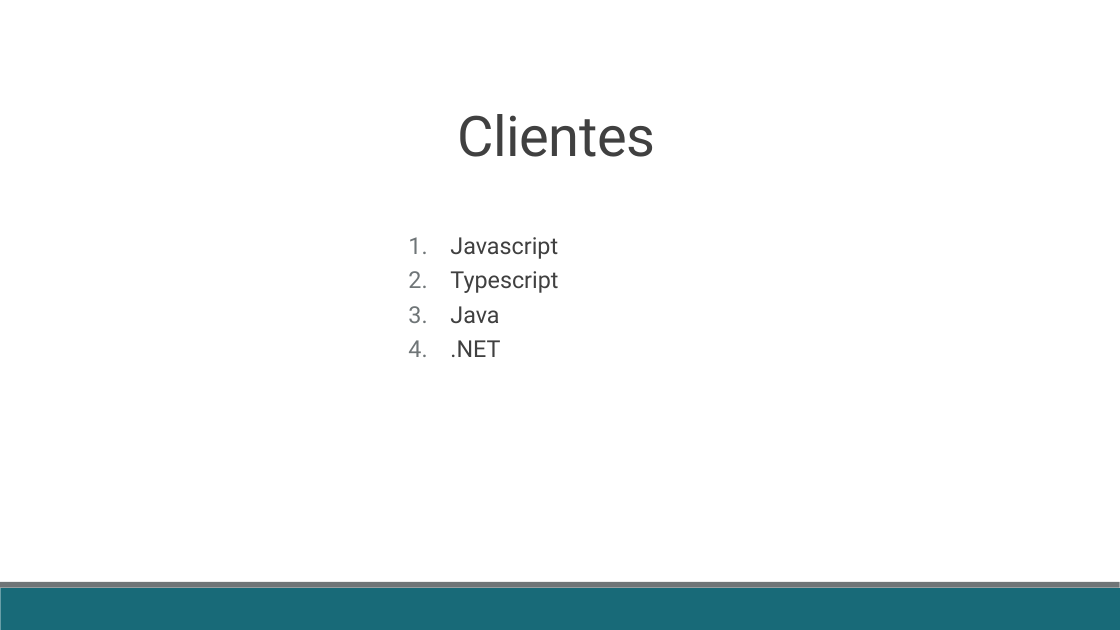
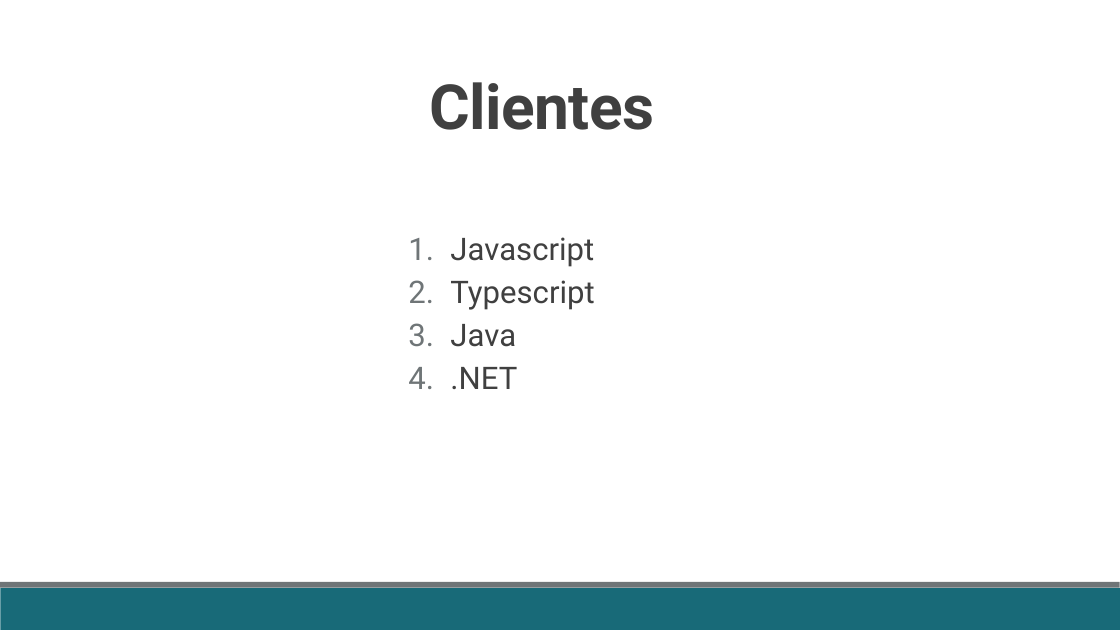
Before and after one commit to fabricioveronez/SignalR_Exemplos, a slide deck: slide 14 of docs/Apresentacao.pptx. Drawn at 1120x630 pixels with LibreOffice and Linux fonts; fonts in the diff are those of the drawing. Boxes give left, top, right and bottom in pixels: in the first picture for what was removed or moved away, otherwise in the second. Text is boxed around its words. In the diff, an @@ line names an element or a change of style, - is before the commit and + after.

```diff
--- a/docs/Apresentacao.pptx
+++ b/docs/Apresentacao.pptx
@@ title "Clientes": place and size @@
-title "Clientes" at <box>458,114,655,157</box>
+title "Clientes" at <box>429,82,654,130</box>
@@ title "Clientes" at <box>429,82,654,130</box>: size 36 to 40 pt, bold on @@
@@ text "Javascript" at <box>450,237,594,389</box>: size 15 to 20 pt @@
```
Also in this commit, not shown: 11 other slides changed.
